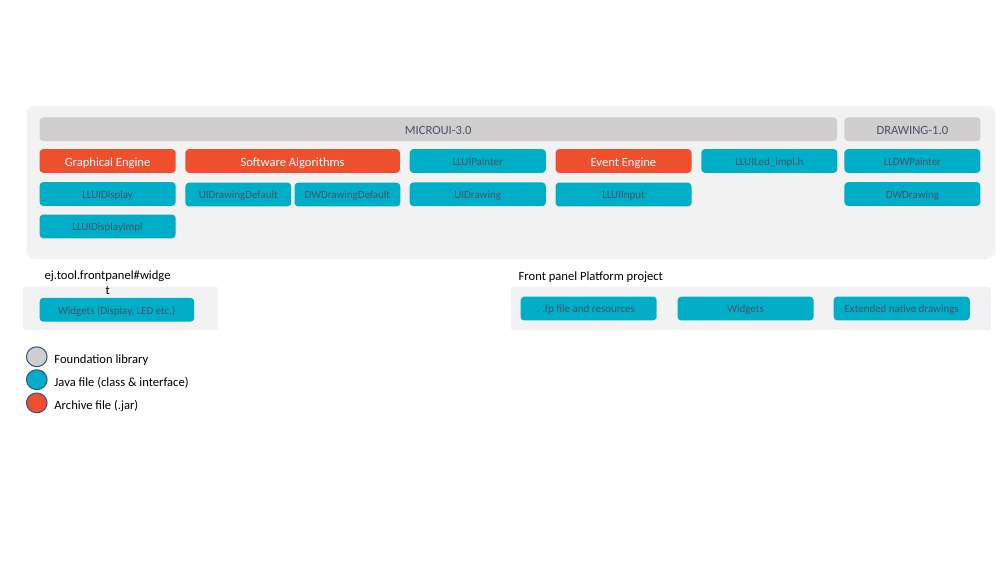
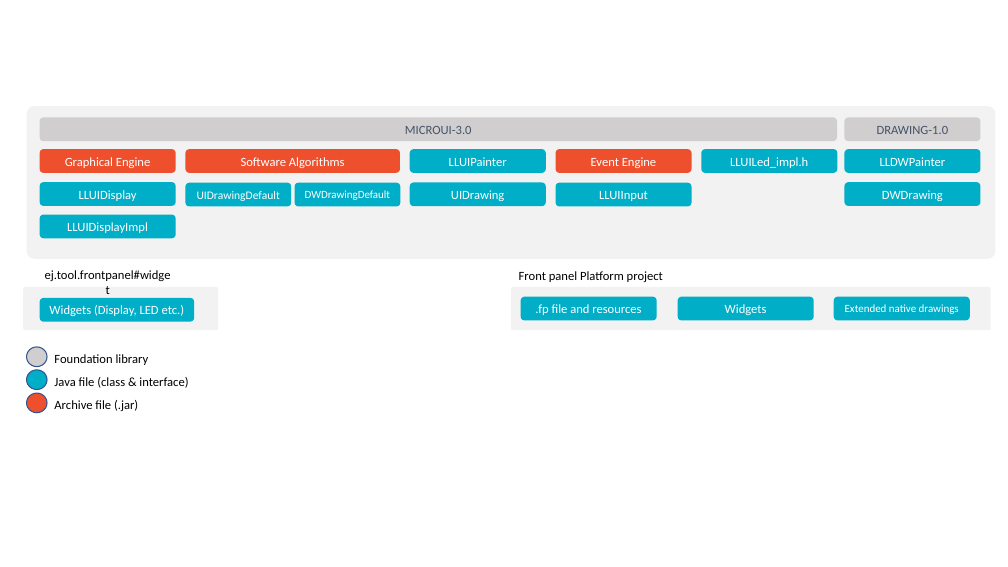
Before and after one commit to gbalan-microej/docs, a slide deck: slide 2 of PlatformDeveloperGuide/images/uiLL.pptx. Drawn at 1008x567 pixels with LibreOffice and Linux fonts; fonts in the diff are those of the drawing. Boxes give left, top, right and bottom in pixels: in the first picture for what was removed or moved away, otherwise in the second. Text is boxed around its words. In the diff, an @@ line names an element or a change of style, - is before the commit and + after.

Commit message:
fix + display chronograms

```diff
--- a/PlatformDeveloperGuide/images/uiLL.pptx
+++ b/PlatformDeveloperGuide/images/uiLL.pptx
@@ rounded rectangle "UIDrawingDefault" at bbox=[185, 183, 291, 206]: size 10.5 to 11 pt, text colour #44546A to #FFFFFF @@
@@ rounded rectangle "DWDrawingDefault" at bbox=[295, 183, 401, 206]: text colour #44546A to #FFFFFF @@
@@ size 10.5 to 12 pt, text colour #44546A to #FFFFFF in 11 elements at bbox=[39, 215, 175, 238], bbox=[410, 149, 546, 172], bbox=[410, 182, 546, 206], bbox=[39, 298, 194, 321], bbox=[39, 182, 175, 206], bbox=[556, 183, 692, 206], bbox=[702, 149, 838, 172], bbox=[845, 149, 981, 172], bbox=[521, 296, 657, 320], bbox=[678, 296, 814, 320], bbox=[845, 182, 981, 206] @@
@@ rounded rectangle "Extended native drawings" at bbox=[834, 296, 970, 320]: text colour #44546A to #FFFFFF @@
```
Also in this commit, not shown: 5 other slides changed, 21 other files.
